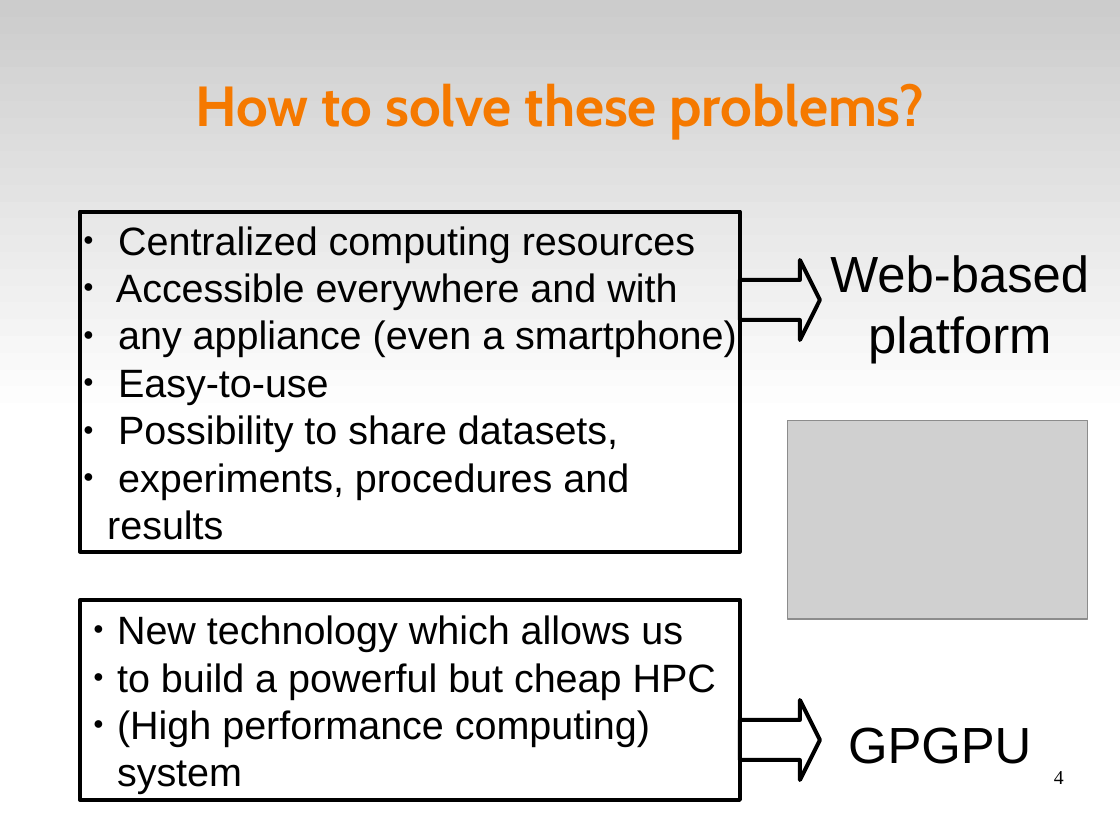
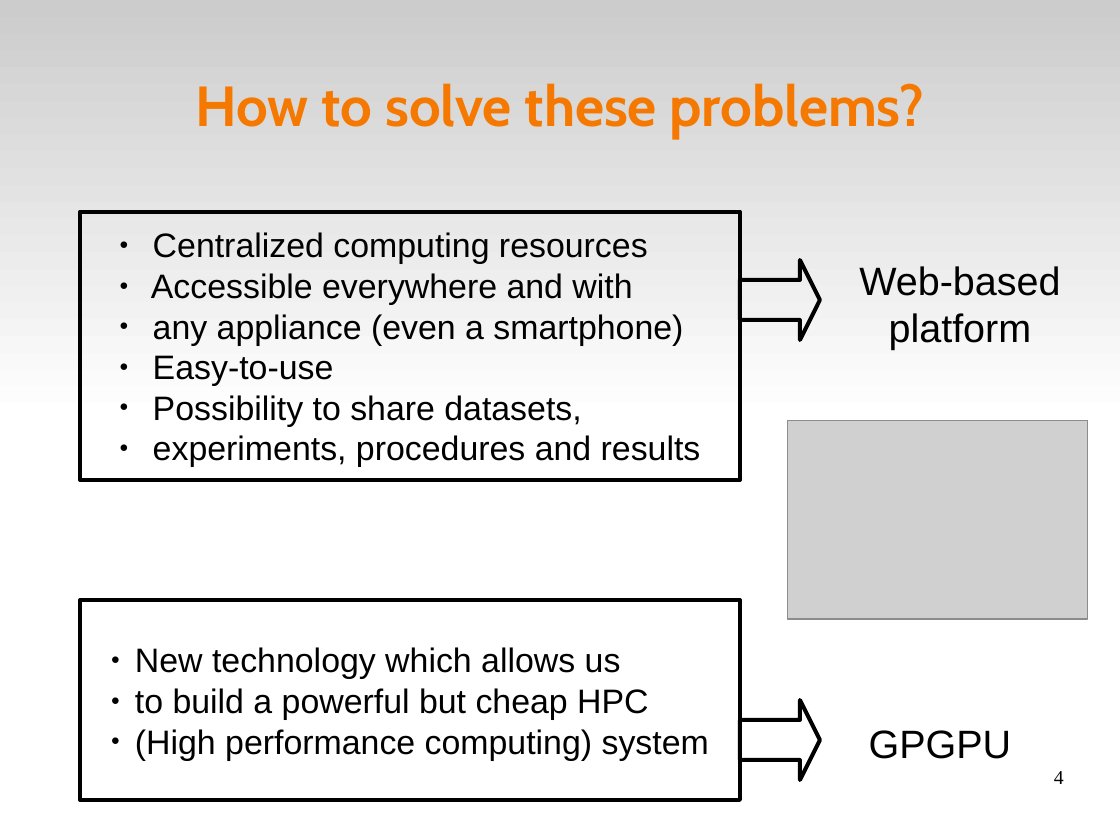
Before and after one commit to volpino/docs-EURAC, a slide deck: slide 4 of presentazione_svizzera.odp. Drawn at 1120x840 pixels with LibreOffice and Linux fonts; fonts in the diff are those of the drawing; grey boxes stand for pictures. Boxes give left, top, right and bottom in pixels: in the first picture for what was removed or moved away, otherwise in the second. Text is boxed around its words. In the diff, an @@ line names an element or a change of style, - is before the commit and + after.

Commit message:
little fixes and A0 format for poster

```diff
--- a/presentazione_svizzera.odp
+++ b/presentazione_svizzera.odp
@@ rectangle "Centralized computing resources" at <box>80,211,741,480</box>: size 28 to 24 pt @@
@@ rectangle "Centralized computing resources": place and size @@
-rectangle "Centralized computing resources" at <box>80,211,741,552</box>
+rectangle "Centralized computing resources" at <box>80,211,741,480</box>
@@ text "Web-based platform" at <box>859,266,1060,350</box>: size 36 to 28 pt @@
@@ text "Web-based platform": place and size @@
-text "Web-based platform" at <box>830,255,1089,364</box>
+text "Web-based platform" at <box>859,266,1060,350</box>
@@ rectangle "New technology which allows us" at <box>80,601,741,801</box>: size 28 to 24 pt @@
@@ text "GPGPU": place and size @@
-text "GPGPU" at <box>848,727,1031,764</box>
+text "GPGPU" at <box>869,730,1011,759</box>
@@ text "GPGPU" at <box>869,730,1011,759</box>: size 36 to 28 pt @@
```
Also in this commit, not shown: 4 other slides changed, 3 other files.
